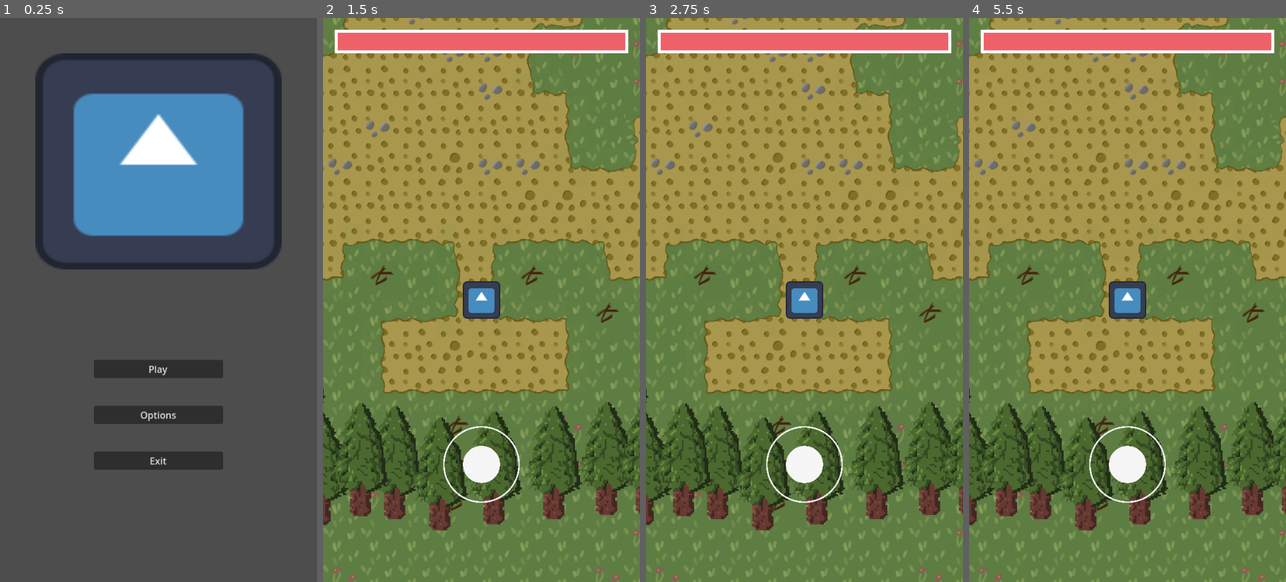
Above: before the commit, frames 1-4 (left to right).
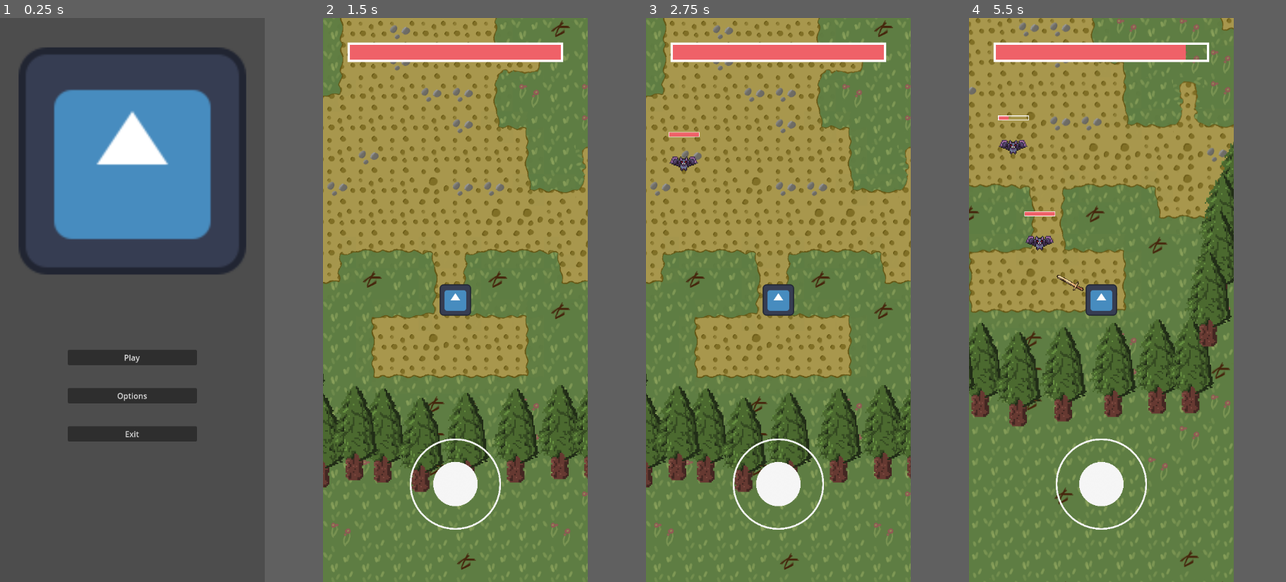
Above: after the commit, the same moments.

Repository: Solidwave/snowdragon
Game: Godot game, scene res://UI/Menu/Menu.tscn
Two runs of this game, one before a commit and one after it. Both use one fixed random seed, a clock stepped at 60 frames per second and the inputs below. The engine's default icon, where the game draws it, is replaced by a stand-in: a white triangle on a blue panel in a dark square.
Inputs (mouse positions are in pixels of both pictures, inside the frame that each line leads up to; where the layout moved, square brackets give the same spot in the first picture):
- Up to frame 1 (0.25 s): no input
- Up to frame 2 (1.5 s): click "Play" at 0.5 s; click (481, 486) [481, 463] at 1.25 s
- Up to frame 3 (2.75 s): click (804, 486) [804, 463] at 2 s
- Up to frame 4 (5.5 s): click (1127, 486) [1127, 463] at 2.75 s; move the mouse to (1197, 271) at 3.52 s; move the mouse to (1064, 328) at 4.27 s; move the mouse to (1159, 175) at 5.02 s
In our replay, the window is 449x799 before the commit and 375x799 after it. These sizes can differ from the game's own. Grey fills any space a smaller window leaves; there, only what the larger window draws over its background counts as a difference.

The runs differ from the first frame. In frame 1, 19% of the frame differs, in the area x 5-89%, y 5-81%; in frame 2, 42%; in frame 3, 42%; in frame 4, 52%, in the area x 0-100%, y 0-100%.

Commit message:
feat: little enemy refactor, joystick ui refactor

Diff:
--- a/Resources/Istances/Enemies/Bat/BatResource.tres
+++ b/Resources/Istances/Enemies/Bat/BatResource.tres
@@ -1,12 +1,16 @@
-[gd_resource type="Resource" script_class="EnemyResource" load_steps=4 format=3 uid="uid://pyneill1fsjr"]
+[gd_resource type="Resource" script_class="EnemyResource" load_steps=5 format=3 uid="uid://pyneill1fsjr"]
 
 [ext_resource type="Resource" uid="uid://c7pdswjeave8b" path="res://Resources/Istances/DropPools/CommonDropPool.tres" id="1_0m178"]
 [ext_resource type="Script" path="res://Resources/Types/EnemyResource.gd" id="2_rhbpj"]
-[ext_resource type="Texture2D" uid="uid://bcc0oauhudgkc" path="res://Textures/Enemies/Bat/bat_atlas.tres" id="3_u2mqs"]
+[ext_resource type="Texture2D" uid="uid://bs3ibb2rgltqf" path="res://Textures/Enemies/Bat/32x32-bat-sprite.png" id="3_jilli"]
+
+[sub_resource type="AtlasTexture" id="AtlasTexture_ecuo8"]
+atlas = ExtResource("3_jilli")
+region = Rect2(64, 0, 32, 32)
 
 [resource]
 script = ExtResource("2_rhbpj")
-texture = ExtResource("3_u2mqs")
+texture = SubResource("AtlasTexture_ecuo8")
 type = "monster"
 id = 2
 attack = 10
--- /dev/null
+++ b/Scenes/Enemies/bat.tscn
@@ -0,0 +1,7 @@
+[gd_scene load_steps=3 format=3 uid="uid://y6oggf8lkcjl"]
+
+[ext_resource type="PackedScene" uid="uid://dxsft1bnlaypf" path="res://Scenes/Enemy/Enemy.tscn" id="1_2jgus"]
+[ext_resource type="Resource" uid="uid://pyneill1fsjr" path="res://Resources/Istances/Enemies/Bat/BatResource.tres" id="2_0wlkj"]
+
+[node name="Bat" instance=ExtResource("1_2jgus")]
+resource = ExtResource("2_0wlkj")
--- /dev/null
+++ b/Scenes/Enemies/skeleton.tscn
@@ -0,0 +1,33 @@
+[gd_scene load_steps=5 format=3 uid="uid://b6gb1ibkaaic0"]
+
+[ext_resource type="PackedScene" uid="uid://dxsft1bnlaypf" path="res://Scenes/Enemy/Enemy.tscn" id="1_y55d8"]
+[ext_resource type="Resource" uid="uid://dr8ctqxjlpd52" path="res://Resources/Istances/Enemies/Skeleton/skeleton.tres" id="2_tav51"]
+
+[sub_resource type="RectangleShape2D" id="RectangleShape2D_b5its"]
+size = Vector2(13.4, 12.9)
+
+[sub_resource type="RectangleShape2D" id="RectangleShape2D_85ro0"]
+size = Vector2(13.4, 12.8)
+
+[node name="Skeleton" instance=ExtResource("1_y55d8")]
+resource = ExtResource("2_tav51")
+
+[node name="CollisionShape2D" parent="." index="0"]
+position = Vector2(0.100001, 0.55)
+scale = Vector2(1, 1)
+shape = SubResource("RectangleShape2D_b5its")
+
+[node name="Sprite2D" parent="." index="1"]
+scale = Vector2(1, 1)
+
+[node name="CollisionShape2D2" parent="HitboxComponent" index="0"]
+position = Vector2(0.1, 0.5)
+scale = Vector2(1, 1)
+shape = SubResource("RectangleShape2D_85ro0")
+
+[node name="ProgressBar" parent="." index="6"]
+offset_left = -6.4
+offset_top = -9.60001
+offset_right = 245.6
+offset_bottom = 30.4
+scale = Vector2(0.05, 0.05)
--- a/Scenes/Joystick/Joystick.gd
+++ b/Scenes/Joystick/Joystick.gd
@@ -1,4 +1,5 @@
-extends Node2D
+extends Control
 
+class_name Joystick
 
 var posVector: Vector2 = Vector2.ZERO
--- a/Scenes/Joystick/Joystick.tscn
+++ b/Scenes/Joystick/Joystick.tscn
@@ -5,7 +5,9 @@
 [ext_resource type="Texture2D" uid="uid://ncvflipxvtek" path="res://Sprites/Joystick/joyring.png" id="3_71f07"]
 [ext_resource type="Script" path="res://Scenes/Joystick/Knob.gd" id="3_g2a1y"]
 
-[node name="Joystick" type="Node2D"]
+[node name="Joystick" type="Control"]
+layout_mode = 3
+anchors_preset = 0
 script = ExtResource("1_3ngrb")
 
 [node name="Knob" type="Sprite2D" parent="."]
--- a/Scenes/Main/Main.tscn
+++ b/Scenes/Main/Main.tscn
@@ -1,11 +1,10 @@
-[gd_scene load_steps=7 format=3 uid="uid://bnwg5xeyracqa"]
+[gd_scene load_steps=6 format=3 uid="uid://bnwg5xeyracqa"]
 
 [ext_resource type="PackedScene" uid="uid://bffvn3ulcjrlc" path="res://Scenes/Player/Player.tscn" id="1_0kp0s"]
 [ext_resource type="PackedScene" uid="uid://du70qfmiocvdl" path="res://Scenes/Tilemap/tile_map.tscn" id="1_o50do"]
-[ext_resource type="PackedScene" uid="uid://dxsft1bnlaypf" path="res://Scenes/Enemy/Enemy.tscn" id="3_02126"]
-[ext_resource type="Resource" uid="uid://dr8ctqxjlpd52" path="res://Resources/Istances/Enemies/Skeleton/skeleton.tres" id="5_dg4nd"]
+[ext_resource type="PackedScene" uid="uid://y6oggf8lkcjl" path="res://Scenes/Enemies/bat.tscn" id="4_uhuva"]
+[ext_resource type="PackedScene" uid="uid://b6gb1ibkaaic0" path="res://Scenes/Enemies/skeleton.tscn" id="5_8shxs"]
 [ext_resource type="PackedScene" uid="uid://crogod5qtnt8e" path="res://Scenes/Environment/tree.tscn" id="7_5kp5p"]
-[ext_resource type="Resource" uid="uid://pyneill1fsjr" path="res://Resources/Istances/Enemies/Bat/BatResource.tres" id="7_22hnl"]
 
 [node name="Main" type="Node2D"]
 
@@ -503,53 +502,29 @@
 [node name="Tree163" parent="Forest" instance=ExtResource("7_5kp5p")]
 position = Vector2(454, 2293)
 
-[node name="Enemy" parent="." instance=ExtResource("3_02126")]
-position = Vector2(-577, 350)
-resource = ExtResource("5_dg4nd")
-
-[node name="Enemy2" parent="." instance=ExtResource("3_02126")]
-position = Vector2(-1228, 337)
-resource = ExtResource("7_22hnl")
-
-[node name="Enemy3" parent="." instance=ExtResource("3_02126")]
-position = Vector2(-1235, 1118)
-resource = ExtResource("7_22hnl")
-
-[node name="Enemy4" parent="." instance=ExtResource("3_02126")]
-position = Vector2(-1222, 702)
-resource = ExtResource("7_22hnl")
-
-[node name="Enemy5" parent="." instance=ExtResource("3_02126")]
-position = Vector2(-527, 931)
-resource = ExtResource("5_dg4nd")
-
-[node name="Enemy6" parent="." instance=ExtResource("3_02126")]
-position = Vector2(-663, 1629)
-resource = ExtResource("5_dg4nd")
-
-[node name="Enemy7" parent="." instance=ExtResource("3_02126")]
-position = Vector2(318, 1394)
-resource = ExtResource("5_dg4nd")
-
-[node name="Enemy8" parent="." instance=ExtResource("3_02126")]
-position = Vector2(1032, 931)
-resource = ExtResource("5_dg4nd")
-
-[node name="Enemy9" parent="." instance=ExtResource("3_02126")]
-position = Vector2(400, 775)
-resource = ExtResource("5_dg4nd")
-
-[node name="Enemy10" parent="." instance=ExtResource("3_02126")]
-position = Vector2(1258, 518)
-resource = ExtResource("7_22hnl")
-
-[node name="Enemy11" parent="." instance=ExtResource("3_02126")]
-position = Vector2(1858, 566)
-resource = ExtResource("7_22hnl")
-
-[node name="Enemy12" parent="." instance=ExtResource("3_02126")]
-position = Vector2(1727, 1356)
-resource = ExtResource("5_dg4nd")
-
 [node name="Player" parent="." instance=ExtResource("1_0kp0s")]
 position = Vector2(138, 2064)
+
+[node name="Bat" parent="." instance=ExtResource("4_uhuva")]
+position = Vector2(-756, 1647)
+
+[node name="Skeleton" parent="." instance=ExtResource("5_8shxs")]
+position = Vector2(-799, 1820)
+
+[node name="Bat2" parent="." instance=ExtResource("4_uhuva")]
+position = Vector2(-1219, 1169)
+
+[node name="Skeleton2" parent="." instance=ExtResource("5_8shxs")]
+position = Vector2(-848, 1092)
+
+[node name="Bat3" parent="." instance=ExtResource("4_uhuva")]
+position = Vector2(-301, 1441)
+
+[node name="Skeleton3" parent="." instance=ExtResource("5_8shxs")]
+position = Vector2(-468, 865)
+
+[node name="Bat4" parent="." instance=ExtResource("4_uhuva")]
+position = Vector2(952, 954)
+
+[node name="Skeleton4" parent="." instance=ExtResource("5_8shxs")]
+position = Vector2(1016, 1462)
--- a/Scenes/Player/Player.gd
+++ b/Scenes/Player/Player.gd
@@ -2,7 +2,7 @@
 
 class_name Player
 
-@export var joystick : Node2D
+@export var joystick : Joystick
 
 @export var hitbox : HitboxComponent
 
--- a/Scenes/Player/Player.tscn
+++ b/Scenes/Player/Player.tscn
@@ -24,12 +24,29 @@
 scale = Vector2(10, 10)
 collision_mask = 3
 script = ExtResource("1_0kf8f")
-joystick = NodePath("Camera2D/Joystick")
+joystick = NodePath("CanvasLayer/MarginContainer/Joystick")
 hitbox = NodePath("HitboxComponent")
 
 [node name="CanvasLayer" type="CanvasLayer" parent="."]
 
-[node name="HealthBar" parent="CanvasLayer" instance=ExtResource("8_yb0ip")]
+[node name="MarginContainer" type="MarginContainer" parent="CanvasLayer"]
+anchors_preset = 15
+anchor_right = 1.0
+anchor_bottom = 1.0
+grow_horizontal = 2
+grow_vertical = 2
+theme_override_constants/margin_left = 50
+theme_override_constants/margin_top = 50
+theme_override_constants/margin_right = 50
+theme_override_constants/margin_bottom = 200
+
+[node name="HealthBar" parent="CanvasLayer/MarginContainer" instance=ExtResource("8_yb0ip")]
+layout_mode = 2
+
+[node name="Joystick" parent="CanvasLayer/MarginContainer" instance=ExtResource("3_w4dpy")]
+layout_mode = 2
+size_flags_horizontal = 4
+size_flags_vertical = 8
 
 [node name="Sprite2D" type="Sprite2D" parent="."]
 scale = Vector2(0.05, 0.05)
@@ -41,7 +58,7 @@
 [node name="HealthComponent" type="Node2D" parent="." node_paths=PackedStringArray("healthBar")]
 script = ExtResource("4_qyxpy")
 maxHealth = 100
-healthBar = NodePath("../CanvasLayer/HealthBar")
+healthBar = NodePath("../CanvasLayer/MarginContainer/HealthBar")
 
 [node name="KnockbackComponent" parent="." node_paths=PackedStringArray("target") instance=ExtResource("4_32oy3")]
 target = NodePath("..")
@@ -57,11 +74,6 @@
 [node name="Camera2D" type="Camera2D" parent="."]
 scale = Vector2(0.1, 0.1)
 
-[node name="Joystick" parent="Camera2D" instance=ExtResource("3_w4dpy")]
-z_index = 1
-position = Vector2(0, 280)
-scale = Vector2(0.7, 0.7)
-
 [node name="Weapon" parent="." instance=ExtResource("6_abhhd")]
 rotation = 1.91463
 res = ExtResource("9_fkbqu")
--- a/Textures/Enemies/Bat/bat_atlas.tres
+++ b/Textures/Enemies/Bat/bat_atlas.tres
@@ -1,7 +1,7 @@
 [gd_resource type="AtlasTexture" load_steps=2 format=3 uid="uid://bcc0oauhudgkc"]
 
-[ext_resource type="Texture2D" uid="uid://bs3ibb2rgltqf" path="res://Textures/Enemies/Bat/32x32-bat-sprite.png" id="1_tivd3"]
+[ext_resource type="Texture2D" uid="uid://qnwnc15o7h8" path="res://Textures/Enemies/Skeleton/Skeleton.png" id="1_0jtcx"]
 
 [resource]
-atlas = ExtResource("1_tivd3")
+atlas = ExtResource("1_0jtcx")
 region = Rect2(96, 0, 32, 32)
--- a/project.godot
+++ b/project.godot
@@ -18,9 +18,10 @@
 [display]
 
 window/size/viewport_width=540
-window/size/viewport_height=960
+window/size/viewport_height=1152
 window/handheld/orientation=1
 
 [rendering]
 
 renderer/rendering_method="mobile"
+textures/vram_compression/import_etc2_astc=true
Not shown, added: export_presets.cfg
Not shown, added: Snow Dragon.apk
Not shown, added: Snow Dragon.apk.idsig
